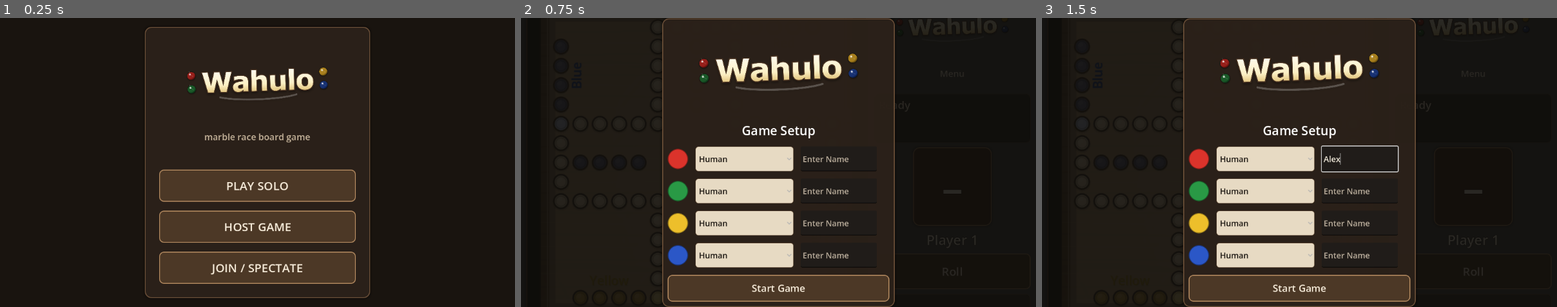
Above: before the commit, frames 1-3 (left to right).
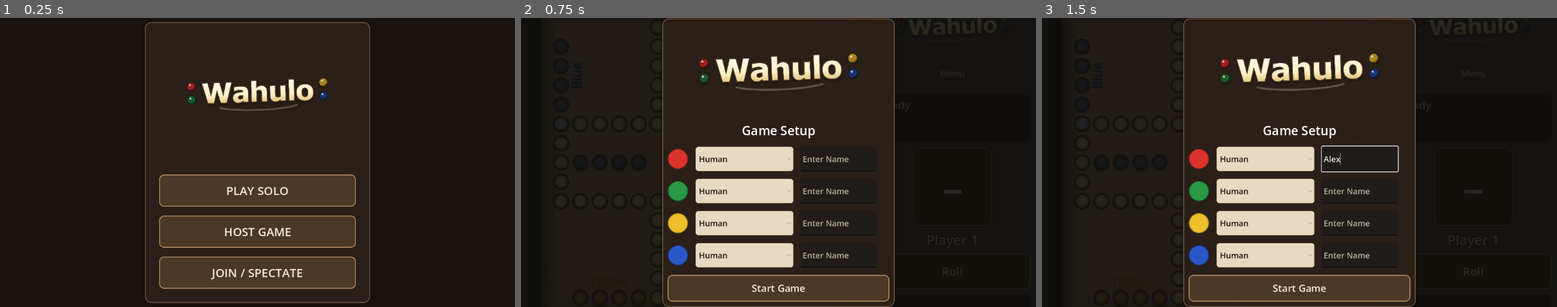
Above: after the commit, the same moments.

Repository: ItsTheMcCoy/wahoo-app
Game: Godot game, scene res://scenes/HomeScreen.tscn
Two runs of this game, one before a commit and one after it. Both use one fixed random seed, a clock stepped at 60 frames per second and the inputs below.
Inputs (mouse positions are in pixels of both pictures, inside the frame that each line leads up to):
- Up to frame 1 (0.25 s): no input
- Up to frame 2 (0.75 s): click "PLAY SOLO" at 0.5 s
- Up to frame 3 (1.5 s): click (1361, 159) at 1.27 s; type "Alex" at 1.35 s

The runs differ from the first frame. In frame 1, 8.5% of the frame differs, in the area x 28-72%, y 1-99%; in frame 2, nothing differs; in frame 3, nothing differs.

Commit message:
Fix multiplayer start flow and lobby/home branding updates

Diff:
--- a/godot/scenes/HomeScreen.tscn
+++ b/godot/scenes/HomeScreen.tscn
@@ -36,14 +36,9 @@
 
 [node name="BrandTitle" type="TextureRect" parent="MainCenter/HomePanel/Content"]
 layout_mode = 2
-custom_minimum_size = Vector2(0, 180)
+custom_minimum_size = Vector2(0, 250)
 expand_mode = 1
 stretch_mode = 5
-
-[node name="Subtitle" type="Label" parent="MainCenter/HomePanel/Content"]
-layout_mode = 2
-text = "marble race board game"
-horizontal_alignment = 1
 
 [node name="Spacer" type="Control" parent="MainCenter/HomePanel/Content"]
 layout_mode = 2
--- a/godot/scenes/Lobby.tscn
+++ b/godot/scenes/Lobby.tscn
@@ -38,6 +38,12 @@
 layout_mode = 2
 custom_minimum_size = Vector2(500, 0)
 theme_override_constants/separation = 16
+
+[node name="BrandTitle" type="TextureRect" parent="ScrollContainer/Center/LobbyPanel/Content"]
+layout_mode = 2
+custom_minimum_size = Vector2(0, 130)
+expand_mode = 1
+stretch_mode = 5
 
 [node name="CodeRow" type="HBoxContainer" parent="ScrollContainer/Center/LobbyPanel/Content"]
 layout_mode = 2
--- a/godot/scripts/home_screen.gd
+++ b/godot/scripts/home_screen.gd
@@ -4,7 +4,6 @@
 
 # Main buttons
 @onready var _brand_title: TextureRect  = $MainCenter/HomePanel/Content/BrandTitle
-@onready var _subtitle: Label           = $MainCenter/HomePanel/Content/Subtitle
 @onready var _play_solo_btn: Button     = $MainCenter/HomePanel/Content/PlaySoloButton
 @onready var _host_game_btn: Button     = $MainCenter/HomePanel/Content/HostGameButton
 @onready var _join_btn: Button          = $MainCenter/HomePanel/Content/JoinButton
@@ -318,6 +317,3 @@
 	for field: LineEdit in [_host_name_field, _join_code_field, _join_name_field]:
 		field.add_theme_color_override("font_color", Color(0.95, 0.92, 0.86))
 		field.add_theme_color_override("font_placeholder_color", Color(0.62, 0.58, 0.52))
-
-	_subtitle.add_theme_color_override("font_color", Color(0.78, 0.71, 0.61))
-	_subtitle.add_theme_font_size_override("font_size", 20)
--- a/godot/scripts/lobby.gd
+++ b/godot/scripts/lobby.gd
@@ -1,4 +1,6 @@
 extends Control
+
+const WORDMARK_TEXTURE = preload("res://assets/textures/wahulo_wordmark.png")
 
 const PLAYER_COLORS := [
 	Color(0.86, 0.20, 0.17),
@@ -24,6 +26,7 @@
 }
 
 @onready var _code_value: Label               = $ScrollContainer/Center/LobbyPanel/Content/CodeRow/GameCodeValue
+@onready var _brand_title: TextureRect        = $ScrollContainer/Center/LobbyPanel/Content/BrandTitle
 @onready var _host_code_buttons: HBoxContainer = $ScrollContainer/Center/LobbyPanel/Content/HostCodeButtons
 @onready var _copy_code_btn: Button           = $ScrollContainer/Center/LobbyPanel/Content/HostCodeButtons/CopyCodeBtn
 @onready var _copy_link_btn: Button           = $ScrollContainer/Center/LobbyPanel/Content/HostCodeButtons/CopyLinkBtn
@@ -67,6 +70,9 @@
 		_seats = ctx_seats.duplicate(true)
 
 	_rebuild_ai_profile_catalog()
+	_brand_title.texture = WORDMARK_TEXTURE
+	_brand_title.expand_mode = TextureRect.EXPAND_IGNORE_SIZE
+	_brand_title.stretch_mode = TextureRect.STRETCH_KEEP_ASPECT_CENTERED
 
 	_apply_theme()
 	_setup_ui()
@@ -398,6 +404,7 @@
 	Network.ctx["my_seat"]        = _my_seat
 	Network.ctx["my_name"]        = _my_name
 	Network.ctx["role"]           = _role
+	Network.ctx["opening_roll_rounds"] = payload.get("openingRollRounds", [])
 	get_tree().change_scene_to_file("res://scenes/Main.tscn")
 
 # --- Host actions ---
--- a/godot/scripts/main.gd
+++ b/godot/scripts/main.gd
@@ -1037,6 +1037,7 @@
 	_state = _mp_deserialize_state(Network.ctx.get("game_state", {}))
 	var current_player := int(Network.ctx.get("current_player", 0))
 	_state.current_player = current_player
+	var opening_roll_rounds: Array = Network.ctx.get("opening_roll_rounds", [])
 
 	_win_overlay.visible = false
 	_setup_overlay.visible = false
@@ -1055,6 +1056,9 @@
 	Network.disconnected_from_server.connect(_mp_on_server_disconnected)
 
 	_mp_set_turn(current_player)
+	var opening_summary := _mp_format_opening_roll_summary(opening_roll_rounds)
+	if not opening_summary.is_empty():
+		_set_status_text(opening_summary + "\n\n" + _status.text)
 
 func _mp_deserialize_state(gs: Dictionary) -> WahooState:
 	var s := WahooState.new()
@@ -1064,6 +1068,34 @@
 	s.center_occupant = gs.get("center_occupant", null)
 	s.next_base_exit_marble = gs.get("next_base_exit_marble", [0, 0, 0, 0]).duplicate(true)
 	return s
+
+func _mp_format_opening_roll_summary(rounds: Array) -> String:
+	if rounds.is_empty():
+		return ""
+	var lines: PackedStringArray = ["Opening roll:"]
+	for round_raw in rounds:
+		if not (round_raw is Dictionary):
+			continue
+		var round: Dictionary = round_raw
+		var rolls: Array = round.get("rolls", [])
+		var roll_parts: PackedStringArray = []
+		for entry_raw in rolls:
+			if not (entry_raw is Dictionary):
+				continue
+			var entry: Dictionary = entry_raw
+			var player := int(entry.get("player", 0))
+			var roll := int(entry.get("roll", 0))
+			roll_parts.append("%s %d" % [_player_label(player), roll])
+		if not roll_parts.is_empty():
+			lines.append(", ".join(roll_parts))
+		var leaders: Array = round.get("leaders", [])
+		if leaders.size() > 1:
+			var leader_names: PackedStringArray = []
+			for leader_raw in leaders:
+				leader_names.append(_player_label(int(leader_raw)))
+			lines.append("Tie - reroll: %s" % ", ".join(leader_names))
+	lines.append("%s starts." % _player_label(_state.current_player))
+	return "\n".join(lines)
 
 func _mp_set_turn(player: int) -> void:
 	_state.current_player = player
Not shown, changed: godot/build/web/index.html
Not shown, changed: godot/build/web/index.pck
Not shown, changed: godot/custom_html_shell.html
Not shown, changed: server/rooms.js
Not shown, changed: server/test/rooms.test.js
